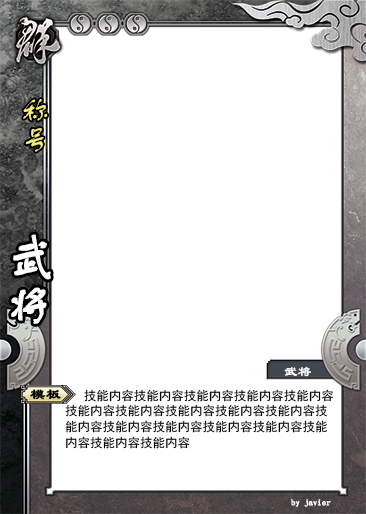
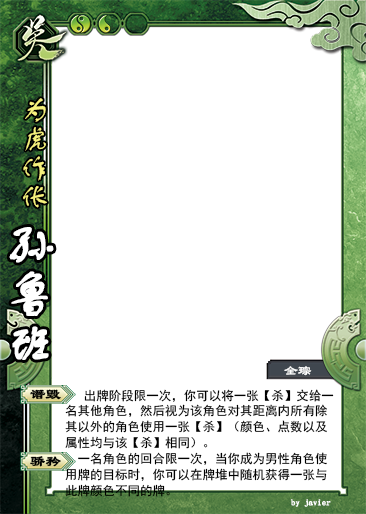
Layered file, before and after one edit (366x514). Changes by layer:
painted on "skillDescription" over <box>65,389,334,497</box>
renamed "称号" to "为虎作伥", painted on it over <box>23,98,48,208</box>
renamed "武将" to "孙鲁班", painted on it over <box>9,227,54,360</box>
showed group "wu" (1st of 2) (25 layers) over <box>0,0,366,514</box>
added group "skill 拷贝" with 3 layers in group "wu" over <box>20,452,76,471</box>
moved "skillName" (1st of 2, in "wu" › "skill 拷贝") into group "skill 拷贝", painted on it over <box>30,389,61,467</box>
moved "skill" (1st of 3, in "wu" › "skill 拷贝") into group "skill 拷贝", painted on it over <box>20,385,76,471</box>
painted on "skillName" (2nd of 2, in "wu" › "skill") over <box>30,389,61,400</box>
removed group "qun" (1st of 2) (21 layers) over <box>0,0,366,514</box>
removed group "skill" (7th of 8, in "qun") (2 layers) from group "qun" over <box>20,385,76,404</box>
removed layer "skillName" (4th of 4, in "qun" › "skill") from group "skill" over <box>30,389,61,400</box>
removed layer "skill" (8th of 8, in "qun" › "skill") from group "skill" over <box>20,385,76,404</box>
removed group "blood" (5th of 5, in "qun") (14 layers) from group "qun" over <box>69,14,148,34</box>
removed group "notTransparent" (5th of 5, in "qun" › "blood") (6 layers) from group "blood" over <box>69,14,148,34</box>
removed layer "2" (9th of 10, in "qun" › "blood" › "notTransparent") from group "notTransparent" over <box>77,14,92,34</box>
removed layer "4" (9th of 11, in "qun" › "blood" › "notTransparent") from group "notTransparent" over <box>105,14,120,34</box>
removed group "board" (4th of 4, in "qun") (2 layers) from group "qun" over <box>0,0,366,514</box>
removed layer "qun" (2nd of 2, in "qun" › "board") from group "board" over <box>0,0,366,514</box>
painted on "companionGeneralName" over <box>284,366,312,377</box>
…and 4 more changes (4 removed)
